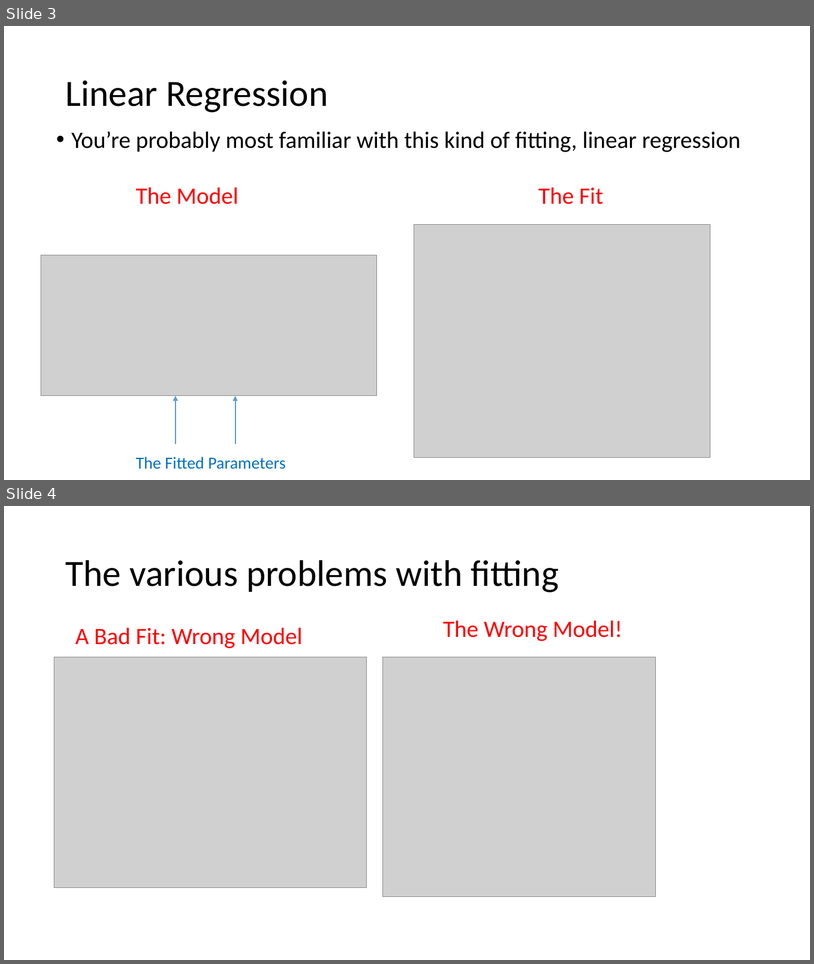
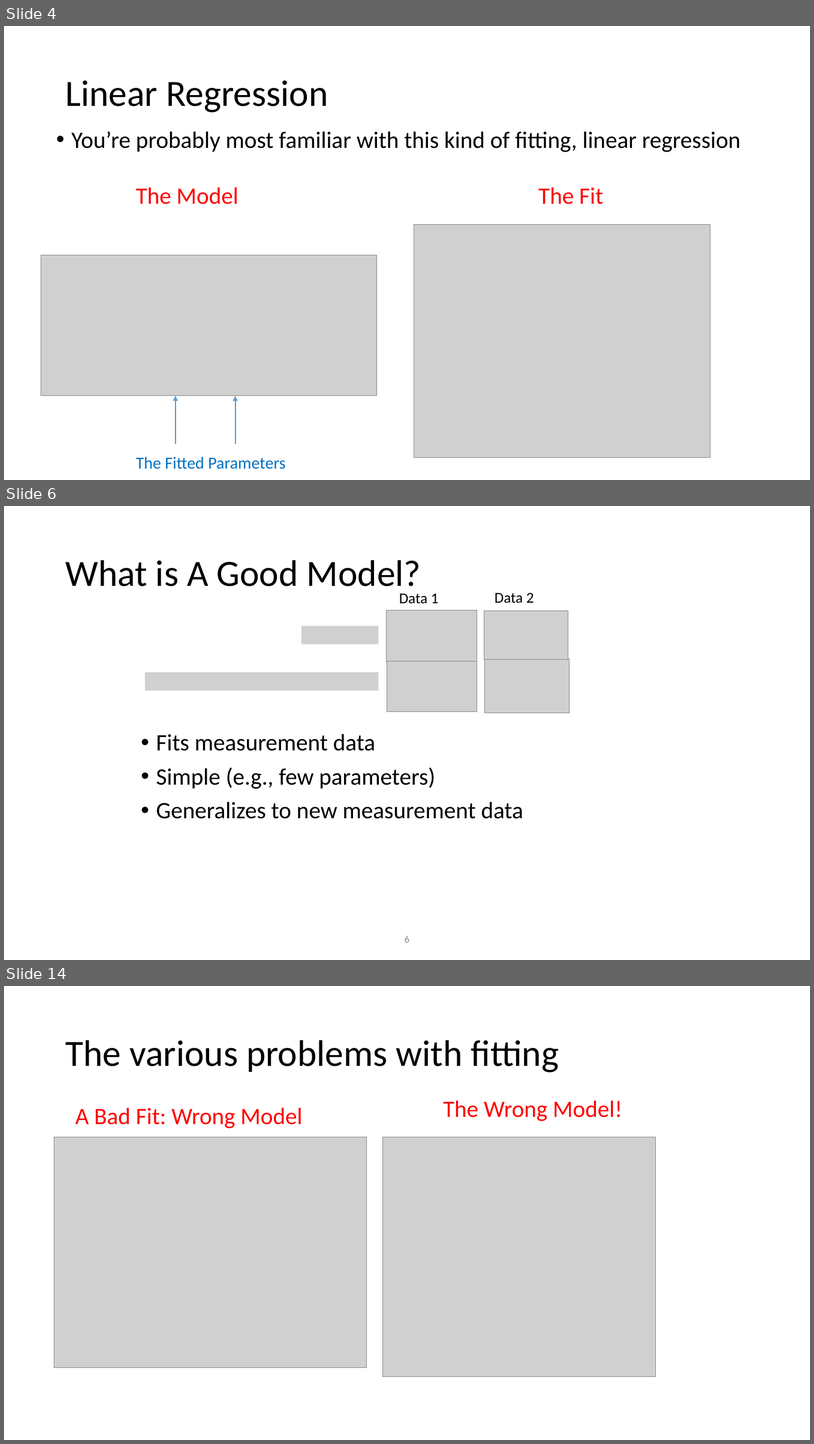
Before and after one commit to ModelEngineering/advancing-biomedical-models, a slide deck: Lectures/Lecture_7_Model_Fitting.pptx. Shown one above the other, each under a label of ours: slides 3 and 4 before the commit, slides 4, 6 and 14 after it; the slides between them are not shown. The pictures are 814x964 and 814x1444 pixels, drawn with LibreOffice and Linux fonts; fonts in the diff are those of the drawing; grey boxes stand for pictures. Boxes give left, top, right and bottom in pixels: in the first picture for what was removed or moved away, otherwise in the second. Text is boxed around its words. In the diff, an @@ line names an element or a change of style, - is before the commit and + after.

```diff
--- a/Lectures/Lecture_7_Model_Fitting.pptx
+++ b/Lectures/Lecture_7_Model_Fitting.pptx
@@ slide 6 added at (4,506,810,960), background #FFFFFF @@
@@ title added at (65,560,422,595), 44 pt, text #000000 @@
+What is A Good Model?
@@ group added at (387,592,570,712): 4 pictures, 2 texts @@
+Data 1
+Data 2
@@ picture added at (302,626,378,644) @@
@@ picture added at (145,672,378,691) @@
@@ text added at (156,733,524,819), 28 pt, text #000000 @@
+• Fits measurement data
+• Simple (e.g., few parameters)
+• Generalizes to new measurement data
@@ page number added at (405,936,410,942), 12 pt, text #8C8C8C @@
+6
@@ what was slide 3 is now slide 4 @@
@@ what was slide 4 is now slide 14 @@
```
Also in this commit, not shown: 1 slide changed, 10 other slides added, 1 slide removed, 1 other file.
